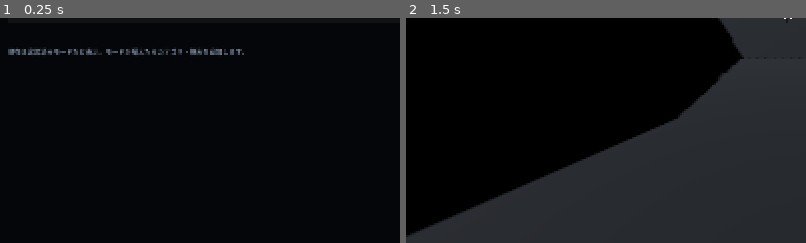
Above: before the commit, frames 1-2 (left to right).
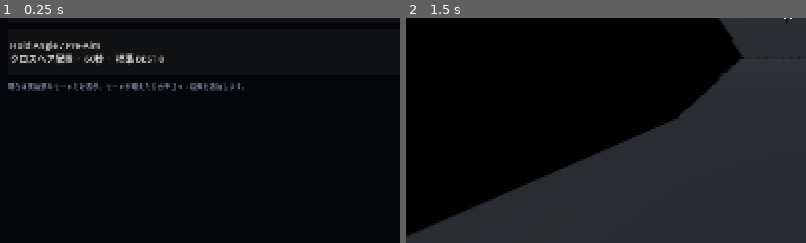
Above: after the commit, the same moments.

Repository: EliteMay/Skin-Aim-Trainer
Game: Godot game, scene res://scenes/main.tscn
Two runs of this game, one before a commit and one after it. Both use one fixed random seed, a clock stepped at 60 frames per second and the inputs below.
Inputs (mouse positions are % of the whole screen's width and height, from its top left):
- Up to frame 1 (0.25 s): no input
- Up to frame 2 (1.5 s): click "60秒の練習を開始" at 0.5 s; tap Enter at 1.25 s; move the mouse to (55, 50) at 1.27 s; tap R at 1.35 s; click (55, 50) at 1.42 s
The pictures show only the part of the screen within x 2-52%, y 50-100%; the shares and areas given below are measured in that part.

The runs differ from the first frame. In frame 1, 3.5% of the frame differs, in the area x 2-61%, y 10-33%; in frame 2, nothing differs.

Commit message:
Add Hold Angle / Pre-Aim training mode
* Add Hold Angle pre-aim gameplay

* Add Hold Angle stage

* Test Hold Angle gameplay contract

* Track Hold Angle implementation and playtest

* Document Hold Angle training mode

* Define Hold Angle gameplay contract

* Specify Hold Angle state flow

* Record Hold Angle implementation

* Record Hold Angle CI validation

Diff:
--- a/data/stages.json
+++ b/data/stages.json
@@ -8,7 +8,10 @@
     "duration_seconds": 60,
     "playable": true,
     "sort_order": 10,
-    "tags": ["Precision", "Clicking"]
+    "tags": [
+      "Precision",
+      "Clicking"
+    ]
   },
   {
     "id": "gridshot",
@@ -19,6 +22,25 @@
     "duration_seconds": 60,
     "playable": true,
     "sort_order": 20,
-    "tags": ["Flick", "Target Switching"]
+    "tags": [
+      "Flick",
+      "Target Switching"
+    ]
+  },
+  {
+    "id": "hold-angle-preaim",
+    "mode": "hold_angle",
+    "title": "Hold Angle / Pre-Aim",
+    "category": "クロスヘア配置",
+    "description": "青いHold Pointへ置きAimし、ランダムな間のあと横から出るTargetへ小さく補正して撃つ練習",
+    "duration_seconds": 60,
+    "playable": true,
+    "sort_order": 30,
+    "tags": [
+      "Pre-Aim",
+      "Angle Hold",
+      "Micro Adjustment",
+      "VALORANT"
+    ]
   }
 ]
--- a/scripts/aim_trainer.gd
+++ b/scripts/aim_trainer.gd
@@ -20,18 +20,25 @@
 enum TrainingMode {
 	SINGLE,
 	GRIDSHOT,
+	HOLD_ANGLE,
 }
 
 const TARGET_DISTANCE := 14.0
-const TRAINING_MODE_KEYS := ["single", "gridshot"]
-const TRAINING_MODE_LABELS := ["シングル", "Gridshot"]
+const TRAINING_MODE_KEYS := ["single", "gridshot", "hold_angle"]
+const TRAINING_MODE_LABELS := ["シングル", "Gridshot", "Hold Angle / Pre-Aim"]
 const TRAINING_MODE_DESCRIPTIONS := [
 	"1 Targetを順番に狙う基本練習",
 	"3 Targetを素早く切り替えて撃つ練習",
+	"置きAimを維持し、Peek後の小さな補正を撃つ練習",
 ]
 const DEFAULT_TRAINING_MODE := TrainingMode.SINGLE
 const GRIDSHOT_TARGET_COUNT := 3
 const GRIDSHOT_MIN_SEPARATION_MULTIPLIER := 2.6
+const HOLD_ANGLE_MIN_WAIT_SECONDS := 0.55
+const HOLD_ANGLE_MAX_WAIT_SECONDS := 1.10
+const HOLD_ANGLE_MARKER_RADIUS := 0.16
+const HOLD_ANGLE_PEEK_OFFSETS := [1.0, 1.4, 1.8]
+const HOLD_ANGLE_HEAD_HEIGHT := 1.8
 const DIFFICULTY_KEYS := ["easy", "normal", "hard"]
 const DIFFICULTY_LABELS := ["かんたん", "標準", "むずかしい"]
 const DIFFICULTY_DESCRIPTIONS := [
@@ -231,6 +238,9 @@
 	"gridshot_easy": 0,
 	"gridshot_normal": 0,
 	"gridshot_hard": 0,
+	"hold_angle_easy": 0,
+	"hold_angle_normal": 0,
+	"hold_angle_hard": 0,
 }
 var personal_best_score := 0
 var last_session_new_best := false
@@ -269,6 +279,10 @@
 var target_bodies: Array = []
 var target_meshes: Array = []
 var target_collisions: Array = []
+var hold_angle_marker: MeshInstance3D
+var hold_angle_wait_remaining := 0.0
+var hold_angle_target_visible := false
+var hold_angle_anchor_position := Vector3.ZERO
 var stages: Array = []
 var home_stage_buttons: Dictionary = {}
 var rng := RandomNumberGenerator.new()
@@ -347,6 +361,9 @@
 
 	if session_remaining_seconds <= 0.0:
 		_finish_session()
+		return
+
+	_update_hold_angle(delta)
 
 
 func _exit_tree() -> void:
@@ -584,7 +601,10 @@
 		score += 1
 		var target_index := target_bodies.find(collider)
 		if target_index >= 0:
-			_move_target_at(target_index)
+			if selected_training_mode == TrainingMode.HOLD_ANGLE:
+				_prepare_hold_angle_cycle()
+			else:
+				_move_target_at(target_index)
 		_show_feedback("HIT +1", Color(0.42, 1.0, 0.64))
 	else:
 		misses += 1
@@ -624,6 +644,22 @@
 	target_body = target_bodies[0]
 	target_mesh = target_meshes[0]
 	target_collision = target_collisions[0]
+
+	hold_angle_marker = MeshInstance3D.new()
+	hold_angle_marker.name = "HoldAngleMarker"
+	var marker_mesh := SphereMesh.new()
+	marker_mesh.radius = HOLD_ANGLE_MARKER_RADIUS
+	marker_mesh.height = HOLD_ANGLE_MARKER_RADIUS * 2.0
+	hold_angle_marker.mesh = marker_mesh
+	var marker_material := StandardMaterial3D.new()
+	marker_material.albedo_color = Color(0.35, 0.72, 1.0, 0.82)
+	marker_material.emission_enabled = true
+	marker_material.emission = Color(0.08, 0.32, 0.72)
+	marker_material.emission_energy_multiplier = 0.8
+	hold_angle_marker.material_override = marker_material
+	target_root.add_child(hold_angle_marker)
+	hold_angle_marker.visible = false
+
 	_apply_difficulty_to_target()
 	_move_active_targets()
 	_set_targets_active(false)
@@ -639,19 +675,82 @@
 	var active_count := _active_target_count()
 	for index in range(target_bodies.size()):
 		var should_enable := active and index < active_count
+		if selected_training_mode == TrainingMode.HOLD_ANGLE and index == 0:
+			should_enable = should_enable and hold_angle_target_visible
 		var mesh := target_meshes[index] as MeshInstance3D
 		var collision := target_collisions[index] as CollisionShape3D
 		mesh.visible = should_enable
 		collision.disabled = not should_enable
 
+	if hold_angle_marker != null:
+		hold_angle_marker.visible = (
+			active
+			and selected_training_mode == TrainingMode.HOLD_ANGLE
+			and not hold_angle_target_visible
+		)
+
 
 func _move_target() -> void:
 	_move_target_at(0)
 
 
 func _move_active_targets() -> void:
+	if selected_training_mode == TrainingMode.HOLD_ANGLE:
+		_prepare_hold_angle_cycle()
+		return
 	for index in range(_active_target_count()):
 		_move_target_at(index)
+
+
+func _prepare_hold_angle_cycle() -> void:
+	if target_bodies.is_empty():
+		return
+
+	var x_range: Vector2 = DIFFICULTY_X_RANGES[selected_difficulty]
+	var y_range: Vector2 = DIFFICULTY_Y_RANGES[selected_difficulty]
+	var peek_offset: float = HOLD_ANGLE_PEEK_OFFSETS[selected_difficulty]
+	var anchor_min := x_range.x + peek_offset
+	var anchor_max := x_range.y - peek_offset
+	if anchor_min > anchor_max:
+		anchor_min = x_range.x
+		anchor_max = x_range.y
+
+	var anchor_x := rng.randf_range(anchor_min, anchor_max)
+	var anchor_y := clampf(HOLD_ANGLE_HEAD_HEIGHT, y_range.x, y_range.y)
+	hold_angle_anchor_position = Vector3(anchor_x, anchor_y, -TARGET_DISTANCE)
+
+	var direction := -1.0 if rng.randi_range(0, 1) == 0 else 1.0
+	var body := target_bodies[0] as StaticBody3D
+	body.position = hold_angle_anchor_position + Vector3(
+		peek_offset * direction,
+		0.0,
+		0.0
+	)
+
+	if hold_angle_marker != null:
+		hold_angle_marker.position = hold_angle_anchor_position
+
+	hold_angle_wait_remaining = rng.randf_range(
+		HOLD_ANGLE_MIN_WAIT_SECONDS,
+		HOLD_ANGLE_MAX_WAIT_SECONDS
+	)
+	hold_angle_target_visible = false
+	if run_state == RunState.PLAYING:
+		_set_targets_active(true)
+
+
+func _update_hold_angle(delta: float) -> void:
+	if selected_training_mode != TrainingMode.HOLD_ANGLE:
+		return
+	if hold_angle_target_visible:
+		return
+
+	hold_angle_wait_remaining = maxf(hold_angle_wait_remaining - delta, 0.0)
+	if hold_angle_wait_remaining > 0.0:
+		return
+
+	hold_angle_target_visible = true
+	_set_targets_active(true)
 
 
 func _move_target_at(index: int) -> void:
@@ -943,6 +1042,8 @@
 func _current_best_config_key() -> String:
 	if selected_training_mode == TrainingMode.GRIDSHOT:
 		return "best_gridshot_%s_score" % _current_difficulty_key()
+	if selected_training_mode == TrainingMode.HOLD_ANGLE:
+		return "best_hold_angle_%s_score" % _current_difficulty_key()
 	return "best_%s_score" % _current_difficulty_key()
 
 
@@ -1131,6 +1232,18 @@
 	)
 	personal_best_scores["gridshot_hard"] = maxi(
 		int(config.get_value(RECORDS_SECTION, "best_gridshot_hard_score", 0)),
+		0
+	)
+	personal_best_scores["hold_angle_easy"] = maxi(
+		int(config.get_value(RECORDS_SECTION, "best_hold_angle_easy_score", 0)),
+		0
+	)
+	personal_best_scores["hold_angle_normal"] = maxi(
+		int(config.get_value(RECORDS_SECTION, "best_hold_angle_normal_score", 0)),
+		0
+	)
+	personal_best_scores["hold_angle_hard"] = maxi(
+		int(config.get_value(RECORDS_SECTION, "best_hold_angle_hard_score", 0)),
 		0
 	)
 	_sync_current_personal_best()
--- a/tests/core_smoke.gd
+++ b/tests/core_smoke.gd
@@ -72,11 +72,13 @@
 	assert(is_equal_approx(AimMath.accuracy_percent(7, 10), 70.0))
 
 	var catalog_stages := StageCatalog.load_stages()
-	assert(catalog_stages.size() == 2)
+	assert(catalog_stages.size() == 3)
 	assert(str(catalog_stages[0].get("mode", "")) == "single")
 	assert(str(catalog_stages[0].get("title", "")) == "シングルターゲット")
 	assert(str(catalog_stages[1].get("mode", "")) == "gridshot")
 	assert(int(catalog_stages[1].get("duration_seconds", 0)) == 60)
+	assert(str(catalog_stages[2].get("mode", "")) == "hold_angle")
+	assert(str(catalog_stages[2].get("title", "")) == "Hold Angle / Pre-Aim")
 
 	var settings_path := ProjectSettings.globalize_path("user://settings.cfg")
 	if FileAccess.file_exists("user://settings.cfg"):
@@ -107,7 +109,7 @@
 		"UI/HomeOverlay/Margin/Content/Body/Library/StageList"
 	) as VBoxContainer
 	assert(home_stage_list != null)
-	assert(home_stage_list.get_child_count() == 2)
+	assert(home_stage_list.get_child_count() == 3)
 	var viewport_size := instance.get_viewport().get_visible_rect().size
 	var home_content := instance.get_node(
 		"UI/HomeOverlay/Margin/Content"
@@ -119,10 +121,13 @@
 	)
 	var first_stage_button := home_stage_list.get_child(0) as Button
 	var second_stage_button := home_stage_list.get_child(1) as Button
+	var third_stage_button := home_stage_list.get_child(2) as Button
 	assert(first_stage_button != null)
 	assert(second_stage_button != null)
+	assert(third_stage_button != null)
 	assert(first_stage_button.text.contains("シングルターゲット"))
 	assert(second_stage_button.text.contains("Gridshot"))
+	assert(third_stage_button.text.contains("Hold Angle / Pre-Aim"))
 	assert(first_stage_button.button_pressed)
 
 	assert(instance.get_node(selected_prefix + "/Title").text == "シングルターゲット")
@@ -157,6 +162,13 @@
 	assert(instance.selected_training_mode == instance.TrainingMode.GRIDSHOT)
 	assert(instance.get_node(selected_prefix + "/Title").text == "Gridshot")
 	assert(second_stage_button.button_pressed)
+
+	third_stage_button.pressed.emit()
+	await get_tree().process_frame
+	assert(instance.get_node("UI/HomeOverlay").visible)
+	assert(instance.selected_training_mode == instance.TrainingMode.HOLD_ANGLE)
+	assert(instance.get_node(selected_prefix + "/Title").text == "Hold Angle / Pre-Aim")
+	assert(third_stage_button.button_pressed)
 
 	first_stage_button.pressed.emit()
 	await get_tree().process_frame
@@ -531,6 +543,51 @@
 	assert(instance.get_node("UI/HomeOverlay").visible)
 	assert(not instance.get_node("UI/ResultOverlay").visible)
 
+	instance._open_stage("hold_angle")
+	assert(instance.selected_training_mode == instance.TrainingMode.HOLD_ANGLE)
+	assert(instance.get_node(selected_prefix + "/Title").text == "Hold Angle / Pre-Aim")
+	assert(instance.personal_best_score == 0)
+	assert(instance.hold_angle_marker != null)
+	assert(not instance.hold_angle_marker.visible)
+
+	instance.start_training()
+	assert(instance.run_state == instance.RunState.PLAYING)
+	assert(instance.hold_angle_marker.visible)
+	assert(not (instance.target_meshes[0] as MeshInstance3D).visible)
+	assert((instance.target_collisions[0] as CollisionShape3D).disabled)
+	var hold_anchor: Vector3 = instance.hold_angle_anchor_position
+	var hold_target: Vector3 = instance.target_bodies[0].position
+	assert(is_equal_approx(hold_anchor.y, hold_target.y))
+	assert(absf(hold_target.x - hold_anchor.x) > 0.0)
+
+	instance.hold_angle_wait_remaining = 0.0
+	instance._process(0.01)
+	assert(instance.hold_angle_target_visible)
+	assert(not instance.hold_angle_marker.visible)
+	assert((instance.target_meshes[0] as MeshInstance3D).visible)
+	assert(not (instance.target_collisions[0] as CollisionShape3D).disabled)
+
+	instance.score = 4
+	instance.hits = 4
+	instance.shots = 5
+	instance.misses = 1
+	instance.session_remaining_seconds = 0.01
+	instance._process(0.02)
+	assert(instance.run_state == instance.RunState.RESULT)
+	assert(instance.personal_best_score == 4)
+	records_config = ConfigFile.new()
+	assert(records_config.load("user://settings.cfg") == OK)
+	assert(
+		int(
+			records_config.get_value(
+				"training_records",
+				"best_hold_angle_normal_score",
+				0
+			)
+		) == 4
+	)
+
+	instance._show_home()
 	instance._open_stage("single")
 	assert(instance.selected_training_mode == instance.TrainingMode.SINGLE)
 	assert(instance.personal_best_score == 12)
Not shown, changed: README.md
Not shown, changed: REQUIREMENTS.md
Not shown, changed: SPEC.md
Not shown, changed: WORK_REPORT.md
Not shown, changed: docs/ROADMAP.md
